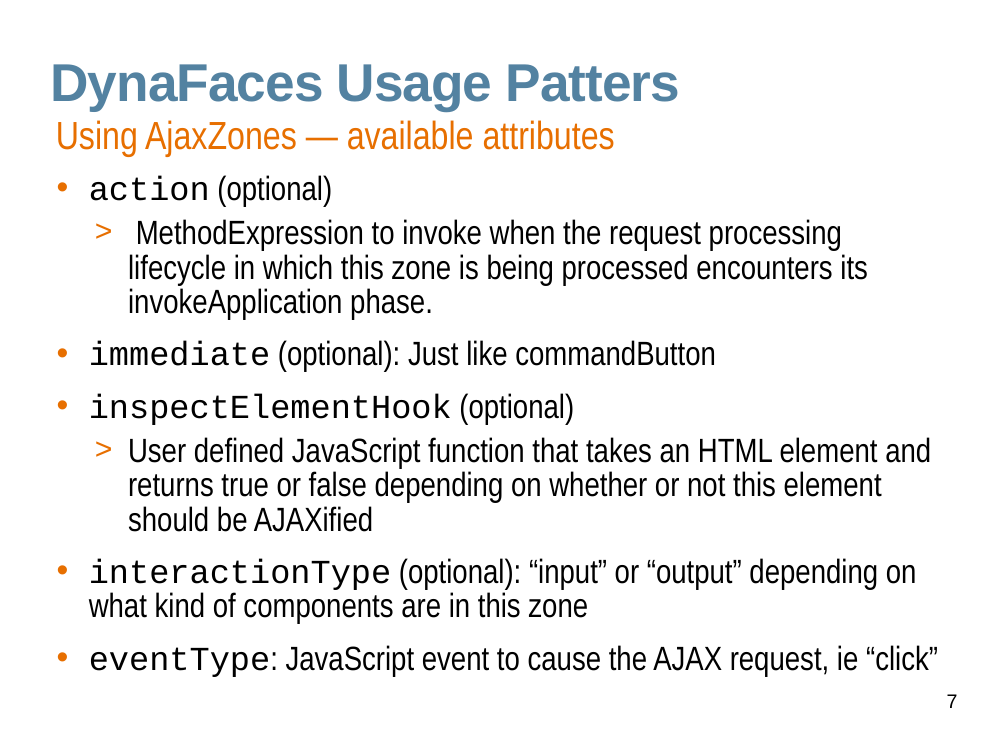
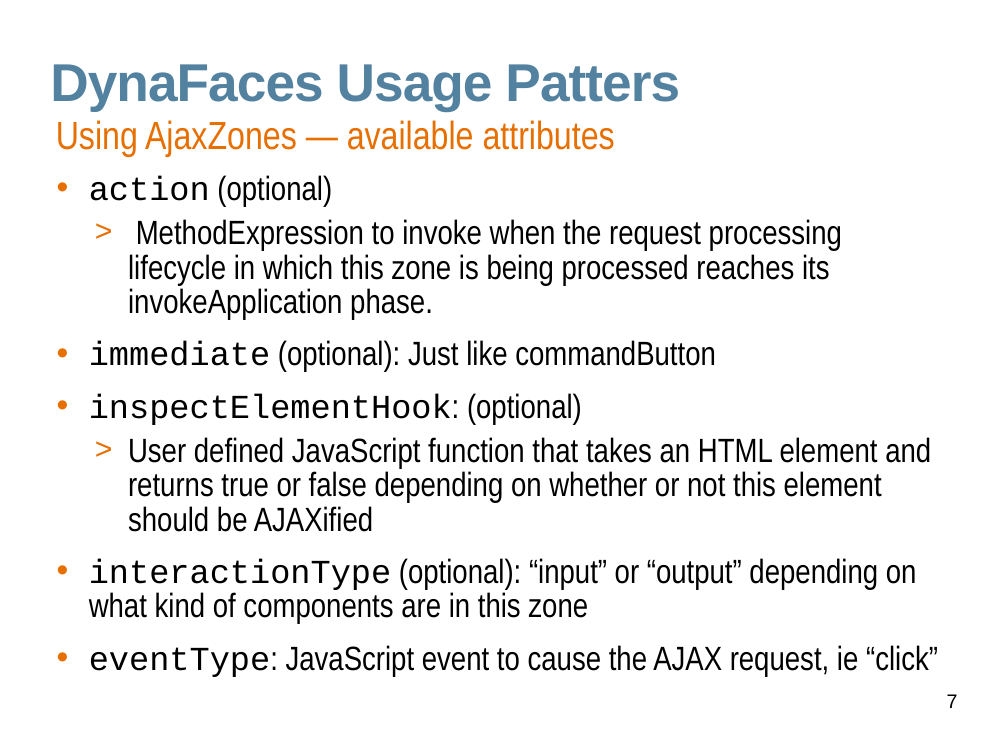
Before and after one commit to javaee/javaserverfaces-extensions, a slide deck: slide 7 of www/slides/dynafaces-advanced.odp. Drawn at 1008x756 pixels with LibreOffice and Linux fonts; fonts in the diff are those of the drawing; background and template pictures are left out. Boxes give left, top, right and bottom in pixels: in the first picture for what was removed or moved away, otherwise in the second. Text is boxed around its words. In the diff, an @@ line names an element or a change of style, - is before the commit and + after.

```diff
--- a/www/slides/dynafaces-advanced.odp
+++ b/www/slides/dynafaces-advanced.odp
@@ text at [128, 219, 842, 319]: text changed @@
-  > MethodExpression to invoke when the request processing lifecycle in which this zone is being processed encounters its invokeApplication phase.
+  > MethodExpression to invoke when the request processing lifecycle in which this zone is being processed reaches its invokeApplication phase.
@@ text at [89, 393, 582, 425]: text changed @@
-• inspectElementHook (optional)
+• inspectElementHook: (optional)
```
Also in this commit, not shown: 1 other slide changed, 1 other file.
